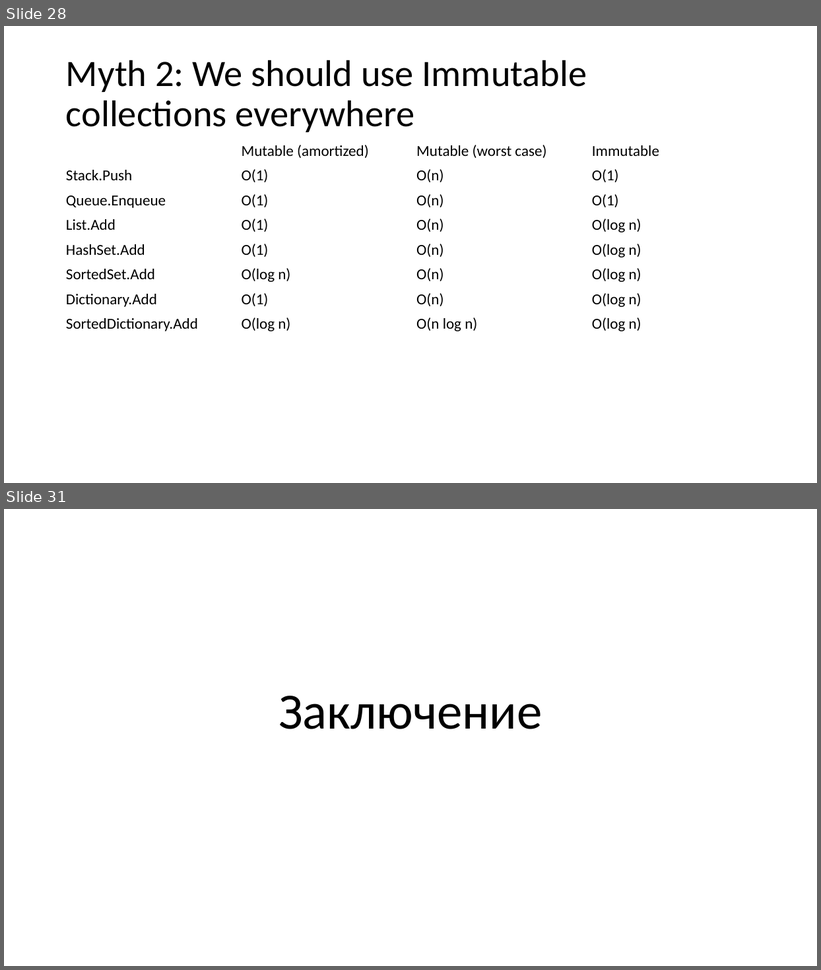
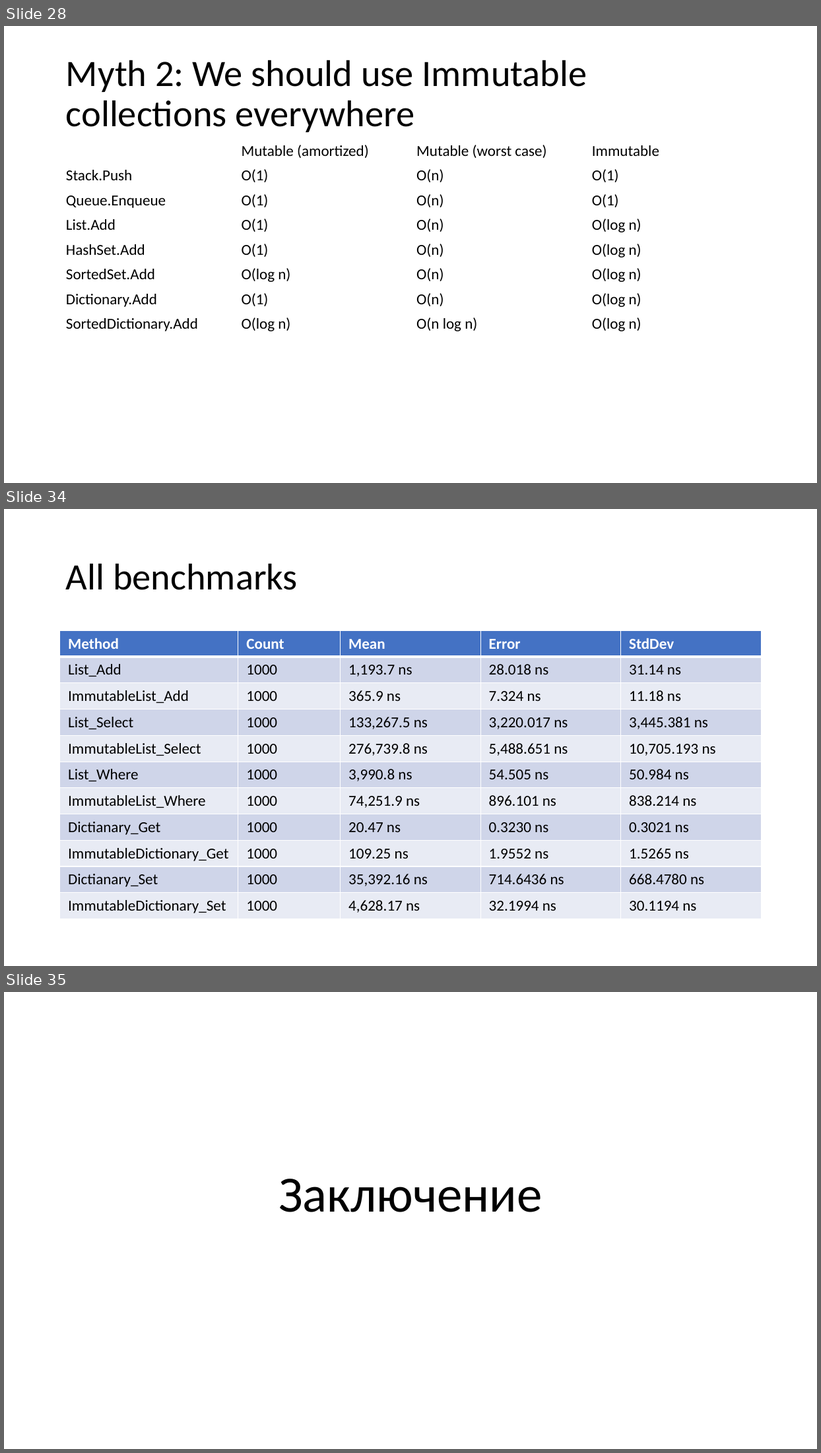
Before and after one commit to kugushev/presentations, a slide deck: Presentation.pptx. Shown one above the other, each under a label of ours: slides 28 and 31 before the commit, slides 28, 34 and 35 after it; the slides between them are not shown. The pictures are 821x970 and 821x1453 pixels, drawn with LibreOffice and Linux fonts; fonts in the diff are those of the drawing. Boxes give left, top, right and bottom in pixels: in the first picture for what was removed or moved away, otherwise in the second. Text is boxed around its words. In the diff, an @@ line names an element or a change of style, - is before the commit and + after.

```diff
--- a/Presentation.pptx
+++ b/Presentation.pptx
@@ slide 34 added at [4, 509, 817, 966], background #FFFFFF @@
@@ title added at [66, 563, 298, 590], 44 pt, text #000000 @@
+All benchmarks
@@ table added at [60, 631, 762, 916], 11 rows, 5 columns @@
+Method | Count | Mean | Error | StdDev
+List_Add | 1000 | 1,193.7 ns | 28.018 ns | 31.14 ns
+ImmutableList_Add | 1000 | 365.9 ns | 7.324 ns | 11.18 ns
+List_Select | 1000 | 133,267.5 ns | 3,220.017 ns | 3,445.381 ns
+ImmutableList_Select | 1000 | 276,739.8 ns | 5,488.651 ns | 10,705.193 ns
+List_Where | 1000 | 3,990.8 ns | 54.505 ns | 50.984 ns
+ImmutableList_Where | 1000 | 74,251.9 ns | 896.101 ns | 838.214 ns
+Dictianary_Get | 1000 | 20.47 ns | 0.3230 ns | 0.3021 ns
+ImmutableDictionary_Get | 1000 | 109.25 ns | 1.9552 ns | 1.5265 ns
+Dictianary_Set | 1000 | 35,392.16 ns | 714.6436 ns | 668.4780 ns
+ImmutableDictionary_Set | 1000 | 4,628.17 ns | 32.1994 ns | 30.1194 ns
@@ what was slide 31 is now slide 35 @@
```
Also in this commit, not shown: 7 slides changed, 5 other slides added, 2 slides removed, 6 other files.
